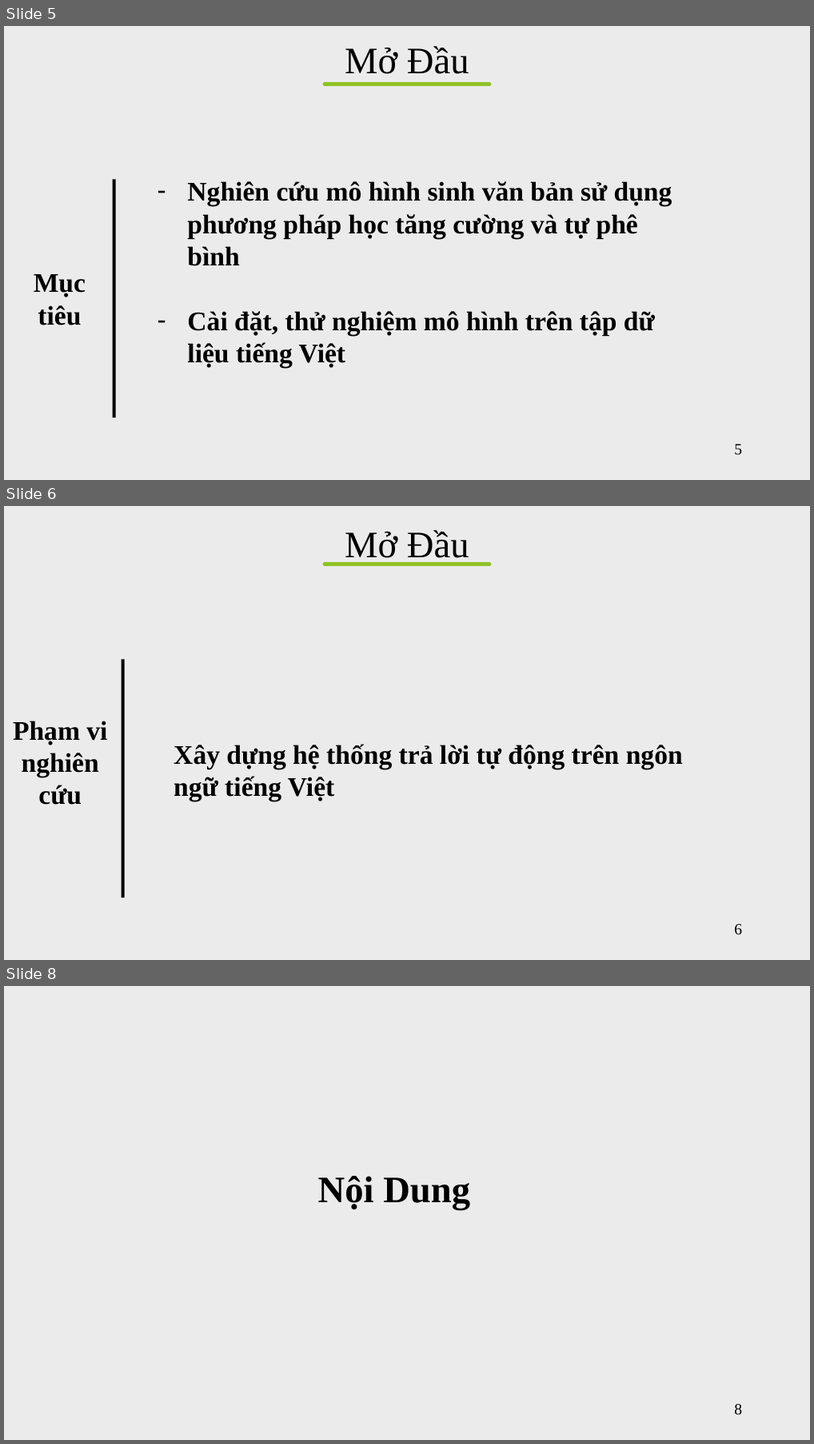
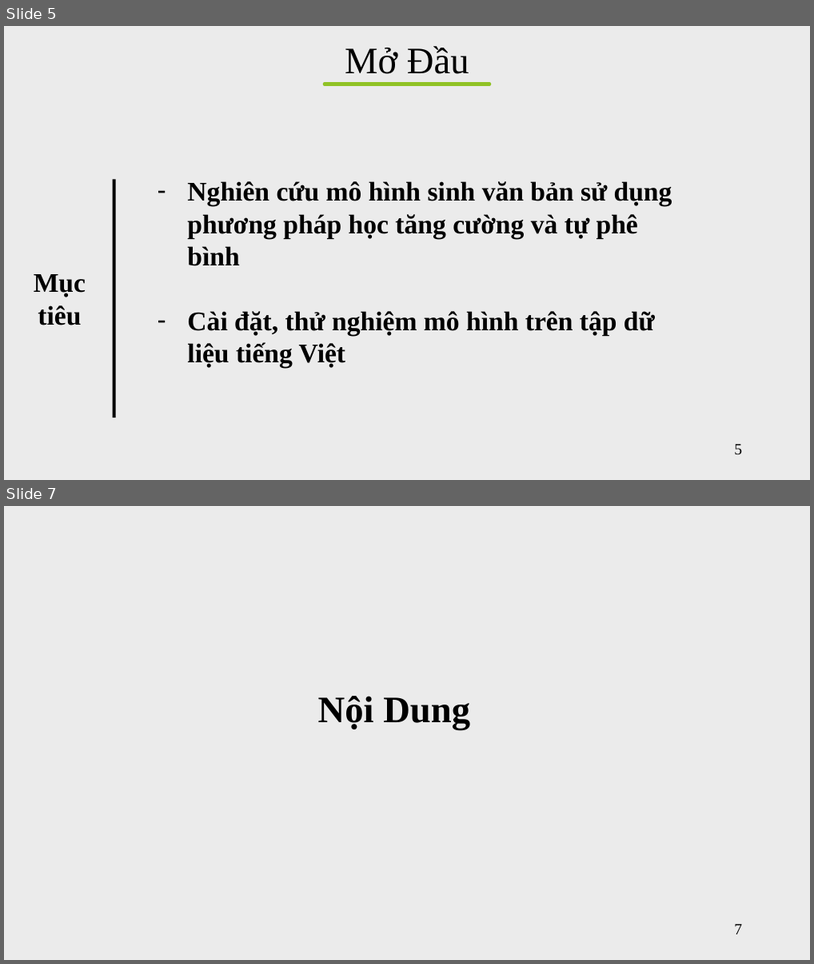
Before and after one commit to vanvibig/BaoCaoLuanVan, a slide deck: LVTN_Vi.pptx. Shown one above the other, each under a label of ours: slides 5, 6 and 8 before the commit, slides 5 and 7 after it; the slides between them are not shown. The pictures are 814x1444 and 814x964 pixels, drawn with LibreOffice and Linux fonts; fonts in the diff are those of the drawing. Boxes give left, top, right and bottom in pixels: in the first picture for what was removed or moved away, otherwise in the second. Text is boxed around its words. In the diff, an @@ line names an element or a change of style, - is before the commit and + after.

```diff
--- a/LVTN_Vi.pptx
+++ b/LVTN_Vi.pptx
@@ slide 6 removed at (4, 506, 810, 960), background #EBEBEB @@
@@ text removed at (345, 530, 470, 564) @@
-Mở Đầu
@@ line removed from (325, 564) to (490, 564) @@
@@ rectangle removed at (122, 660, 125, 897) @@
@@ text removed at (13, 720, 107, 804) @@
-Phạm vi nghiên cứu
@@ text removed at (174, 744, 683, 800) @@
-Xây dựng hệ thống trả lời tự động trên ngôn ngữ tiếng Việt
@@ page number removed at (734, 924, 742, 935) @@
-6
@@ what was slide 8 is now slide 7 @@
@@ page number at (734, 924, 742, 934): text changed @@
-8
+7
```
Also in this commit, not shown: 10 slides changed, 4 slides added, 2 other files.
